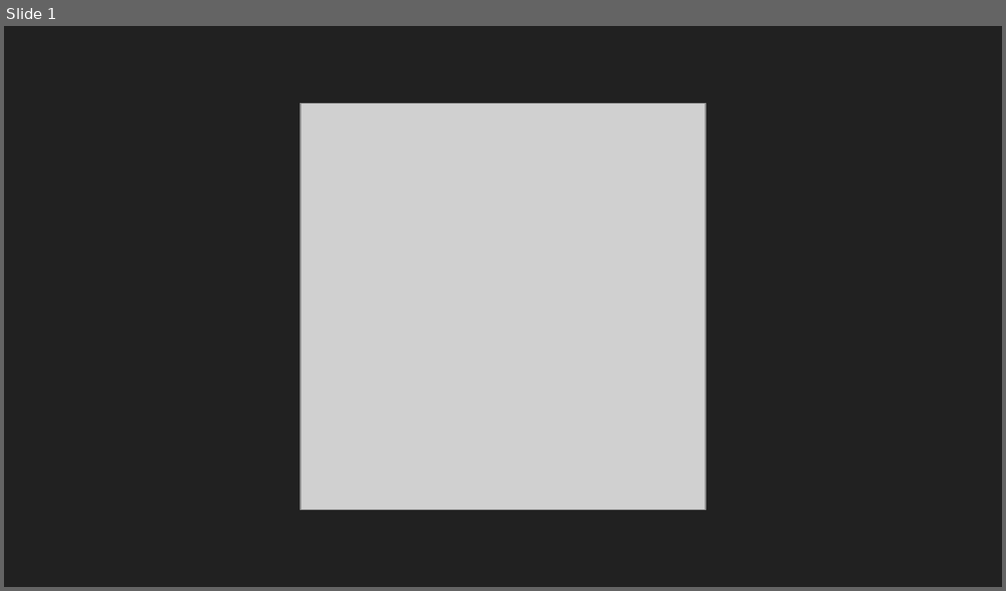
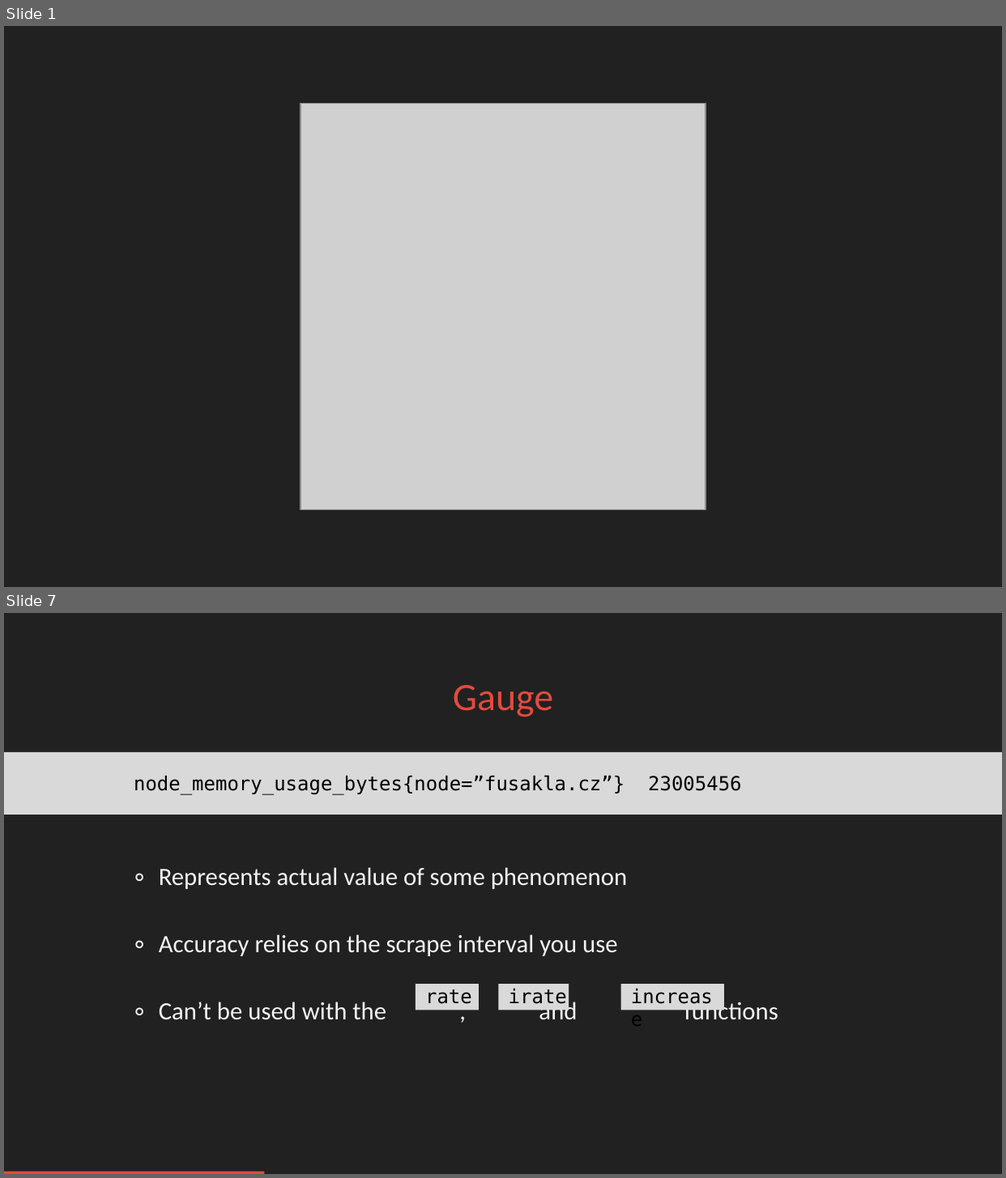
Before and after one commit to FUSAKLA/prometheus-demo, a slide deck: Prometheus-light-shadow-livers.pptx. Shown one above the other, each under a label of ours: slide 1 before the commit, slides 1 and 7 after it; the slides between them are not shown. The pictures are 1006x591 and 1006x1178 pixels, drawn with LibreOffice and Linux fonts; fonts in the diff are those of the drawing; grey boxes stand for pictures; background and template pictures are left out. Boxes give left, top, right and bottom in pixels: in the first picture for what was removed or moved away, otherwise in the second. Text is boxed around its words. In the diff, an @@ line names an element or a change of style, - is before the commit and + after.

```diff
--- a/Prometheus-light-shadow-livers.pptx
+++ b/Prometheus-light-shadow-livers.pptx
@@ slide 7 added at (4,613,1002,1174), background #212121 @@
@@ title added at (453,685,553,717), 28 pt, text #E24B3E @@
+Gauge
@@ rectangle added at (4,752,1002,815), fill #D9D9D9, 14 pt, text #000000 @@
+node_memory_usage_bytes{node=”fusakla.cz”} 23005456
@@ text added at (159,867,778,1020), 18 pt, text #F3F3F3 @@
+∘ Represents actual value of some phenomenon
+∘ Accuracy relies on the scrape interval you use
+∘ Can’t be used with the , and functions
@@ rectangle added at (415,984,478,1010), fill #D9D9D9, 14 pt, text #000000 @@
+rate
@@ rectangle added at (498,984,568,1010), fill #D9D9D9, 14 pt, text #000000 @@
+irate
@@ rectangle added at (620,984,723,1010), fill #D9D9D9, 14 pt, text #000000 @@
+increase
@@ rectangle added at (4,1172,265,1174), fill #E24B3E @@
```
Also in this commit, not shown: 16 slides changed, 6 other slides added, 2 slides removed, 1 other file.
